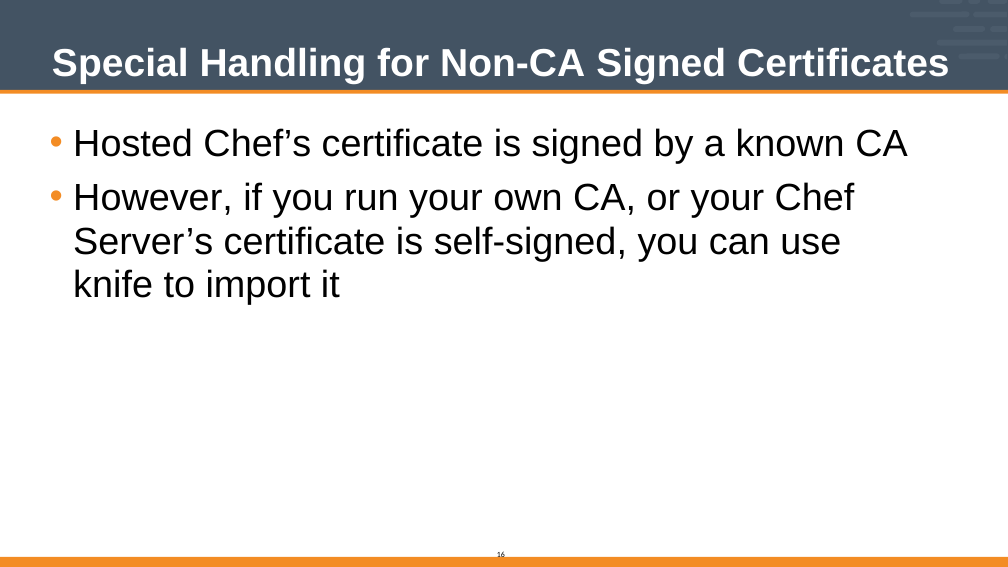
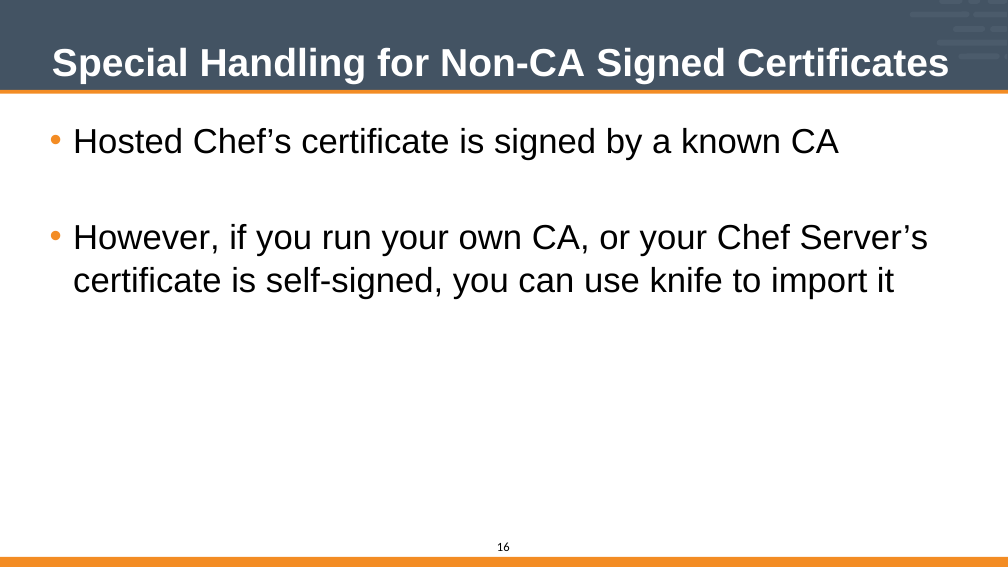
Before and after one commit to vinyar/chef-intermediate, a slide deck: slide 16 of Modules/03-Chef_Intermediate.pptx. Drawn at 1008x567 pixels with LibreOffice and Linux fonts; fonts in the diff are those of the drawing. Boxes give left, top, right and bottom in pixels: in the first picture for what was removed or moved away, otherwise in the second. Text is boxed around its words. In the diff, an @@ line names an element or a change of style, - is before the commit and + after.

```diff
--- a/Modules/03-Chef_Intermediate.pptx
+++ b/Modules/03-Chef_Intermediate.pptx
@@ text "Hosted Chef’s certificate is signed ..." at (73,128,929,299): size 48 to 44 pt @@
@@ page number: place and size @@
-page number at (497,551,505,560)
+page number at (497,542,510,551)
@@ page number at (497,542,510,551): size 10 to 16 pt @@
```
Also in this commit, not shown: 17 other slides changed.
